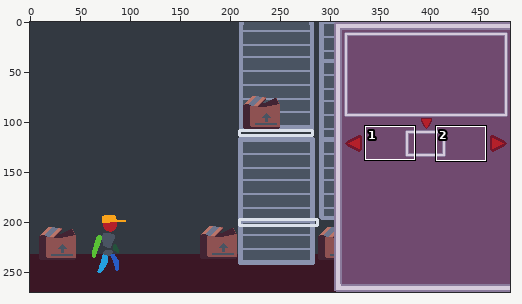
Pixel-art file -- Nike/mockup.aseprite. Above, an overview of the earlier version with the close-up marked.
Close-up. Before the commit:
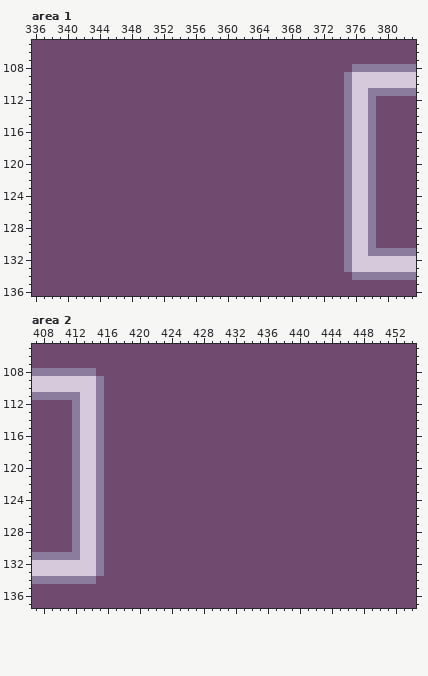
480x270 pixels, 1 frame. Shown: area 1: x 336..383, y 105..136; area 2: x 407..454, y 105..137. The commit also changed other parts of the picture, which this record leaves out.
And afterwards:
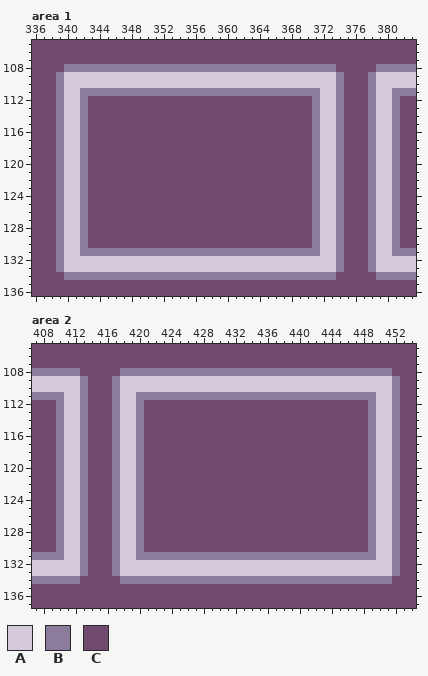
Palette (. is transparent): A #d5cadb  B #8b7b9c  C #704a6f
From old to new:
Changed rows in their new state; - is an unchanged pixel.
Area 1, layer "Layer 5":
first column x 339:
108 -BBBBBBBBBBBBBBBBBBBBBBBBBBBBBBBBBB--CCC---
109 BAAAAAAAAAAAAAAAAAAAAAAAAAAAAAAAAAABCCCB---
110 BAAAAAAAAAAAAAAAAAAAAAAAAAAAAAAAAAABCCCB---
111 BAABBBBBBBBBBBBBBBBBBBBBBBBBBBBBBAABCCC-AA-
112 BAAB----------------------------BAABCCC-AAB
113 BAAB----------------------------BAABCCC-AAB
114 BAAB----------------------------BAABCCC-AAB
115 BAAB----------------------------BAABCCC-AAB
116 BAAB----------------------------BAABCCC-AAB
117 BAAB----------------------------BAABCCC-AAB
118 BAAB----------------------------BAABCCC-AAB
119 BAAB----------------------------BAABCCC-AAB
120 BAAB----------------------------BAABCCC-AAB
121 BAAB----------------------------BAABCCC-AAB
122 BAAB----------------------------BAABCCC-AAB
123 BAAB----------------------------BAABCCC-AAB
124 BAAB----------------------------BAABCCC-AAB
125 BAAB----------------------------BAABCCC-AAB
126 BAAB----------------------------BAABCCC-AAB
127 BAAB----------------------------BAABCCC-AAB
128 BAAB----------------------------BAABCCC-AAB
129 BAAB----------------------------BAABCCC-AAB
130 BAAB----------------------------BAABCCC-AAB
131 BAABBBBBBBBBBBBBBBBBBBBBBBBBBBBBBAABCCC-AA-
132 BAAAAAAAAAAAAAAAAAAAAAAAAAAAAAAAAAABCCCB---
133 BAAAAAAAAAAAAAAAAAAAAAAAAAAAAAAAAAABCCCB---
134 -BBBBBBBBBBBBBBBBBBBBBBBBBBBBBBBBBB--CCC---
Area 2, layer "Layer 5":
first column x 410:
108 ---CC---BBBBBBBBBBBBBBBBBBBBBBBBBBBBBBBBBB-
109 ---BCC-BAAAAAAAAAAAAAAAAAAAAAAAAAAAAAAAAAAB
110 ---BCC-BAAAAAAAAAAAAAAAAAAAAAAAAAAAAAAAAAAB
111 -AABCC-BAABBBBBBBBBBBBBBBBBBBBBBBBBBBBBBAAB
112 BAABCC-BAAB----------------------------BAAB
113 BAABCC-BAAB----------------------------BAAB
114 BAABCC-BAAB----------------------------BAAB
115 BAABCC-BAAB----------------------------BAAB
116 BAABCC-BAAB----------------------------BAAB
117 BAABCC-BAAB----------------------------BAAB
118 BAABCC-BAAB----------------------------BAAB
119 BAABCC-BAAB----------------------------BAAB
120 BAABCC-BAAB----------------------------BAAB
121 BAABCC-BAAB----------------------------BAAB
122 BAABCC-BAAB----------------------------BAAB
123 BAABCC-BAAB----------------------------BAAB
124 BAABCC-BAAB----------------------------BAAB
125 BAABCC-BAAB----------------------------BAAB
126 BAABCC-BAAB----------------------------BAAB
127 BAABCC-BAAB----------------------------BAAB
128 BAABCC-BAAB----------------------------BAAB
129 BAABCC-BAAB----------------------------BAAB
130 BAABCC-BAAB----------------------------BAAB
131 -AABCC-BAABBBBBBBBBBBBBBBBBBBBBBBBBBBBBBAAB
132 ---BCC-BAAAAAAAAAAAAAAAAAAAAAAAAAAAAAAAAAAB
133 ---BCC-BAAAAAAAAAAAAAAAAAAAAAAAAAAAAAAAAAAB
134 ---CC---BBBBBBBBBBBBBBBBBBBBBBBBBBBBBBBBBB-
Pixel boxes of the changes (left, top, right, bottom) in both close-ups:
changed: (56, 64, 400, 280)
changed: (56, 368, 400, 584)
